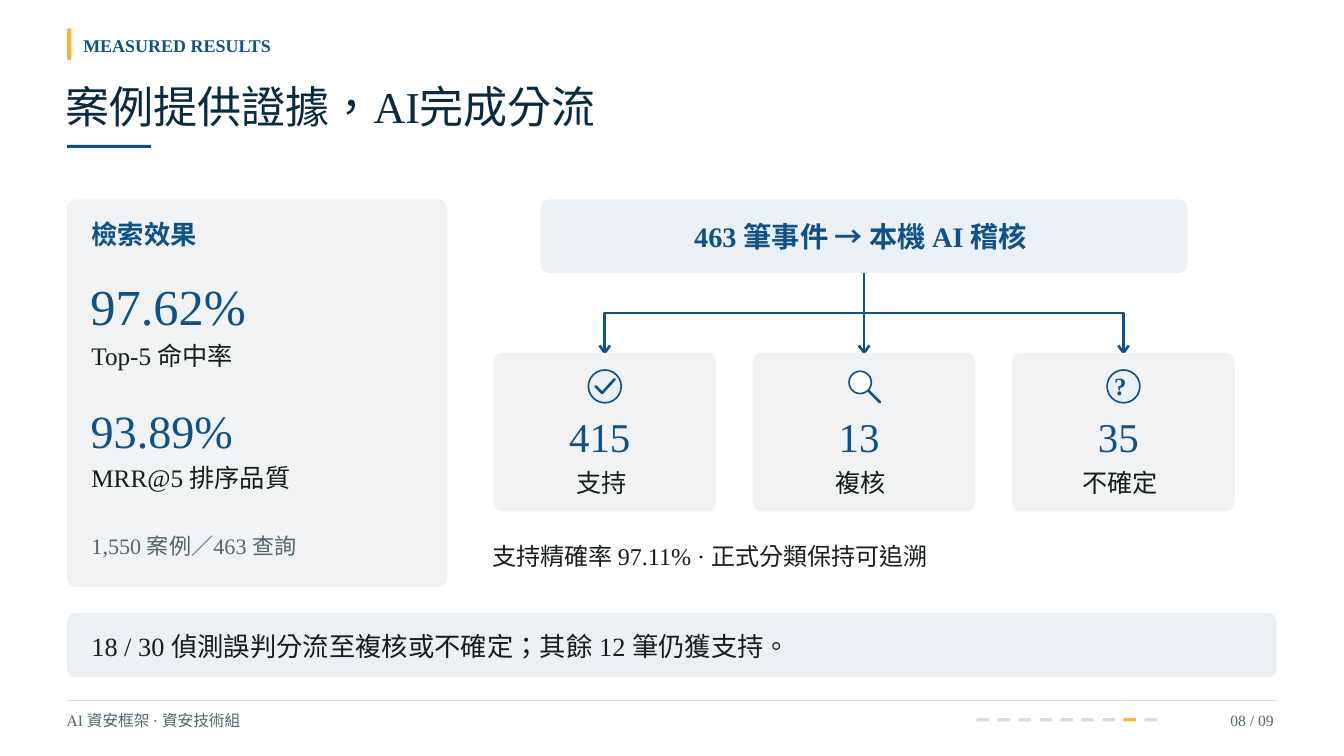
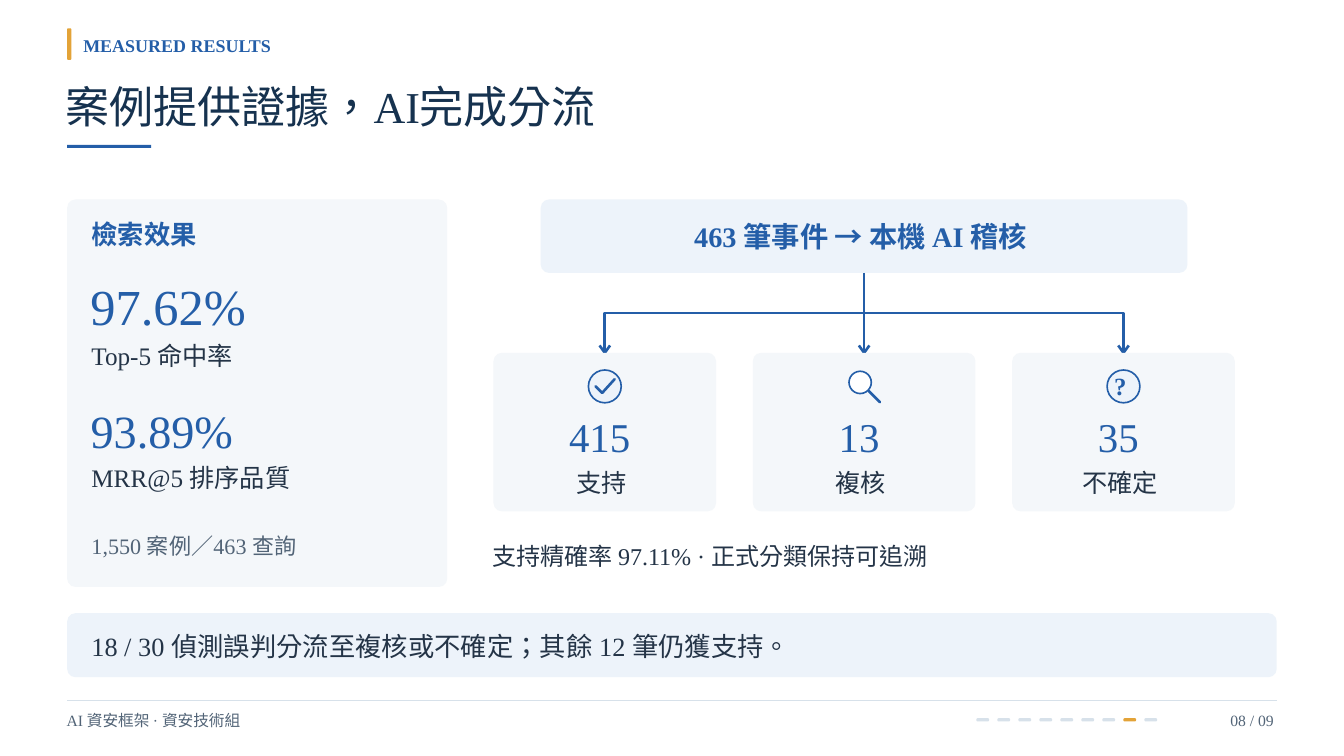
Before and after one commit to Lily09-project/innoserve-competition, a slide deck: slide 8 of deliverables/決賽簡報_AI資安框架.pptx. Drawn at 1344x756 pixels with LibreOffice and Linux fonts; fonts in the diff are those of the drawing. Boxes give left, top, right and bottom in pixels: in the first picture for what was removed or moved away, otherwise in the second. Text is boxed around its words. In the diff, an @@ line names an element or a change of style, - is before the commit and + after.

```diff
--- a/deliverables/決賽簡報_AI資安框架.pptx
+++ b/deliverables/決賽簡報_AI資安框架.pptx
@@ rounded rectangle at box(68, 28, 72, 59): fill #FDB338 to #E3A338 @@
@@ text "案例提供證據，AI完成分流" at box(65, 85, 596, 127): text colour #092B42 to #16324F @@
@@ rectangle at box(68, 145, 151, 148): fill #105186 to #245EA8 @@
@@ rounded rectangle at box(540, 200, 1188, 273): fill #EAF0F4 to #EDF3FA @@
@@ fill #F0F2F3 to #F4F7FA in 4 elements at box(68, 200, 448, 587), box(494, 353, 717, 511), box(753, 353, 976, 511), box(1012, 353, 1235, 511) @@
@@ ellipse at box(589, 370, 622, 403): fill #EAF0F4 to #EDF3FA; outline #105186 1.17 pt to #245EA8 1.17 pt @@
@@ ellipse at box(849, 371, 871, 393): outline #105186 1.17 pt to #245EA8 1.17 pt @@
@@ ellipse at box(1107, 370, 1140, 403): fill #EAF0F4 to #EDF3FA; outline #105186 1.17 pt to #245EA8 1.17 pt @@
@@ text colour #105186 to #245EA8 in 9 elements at box(83, 40, 271, 52), box(91, 221, 196, 247), box(90, 291, 245, 326), box(91, 417, 233, 449), box(694, 223, 1028, 250), box(569, 425, 630, 453), box(839, 425, 880, 453), box(1098, 425, 1139, 453), box(1113, 371, 1129, 409) @@
@@ outline #105186 1.87 pt to #245EA8 1.87 pt in 9 elements at box(605, 273, 864, 353), box(600, 346, 610, 353), box(864, 313, 865, 353), box(859, 346, 869, 353), box(864, 313, 1123, 353), box(1118, 346, 1128, 353), box(596, 386, 603, 393), box(602, 379, 614, 393), box(869, 391, 880, 402) @@
@@ rounded rectangle at box(68, 613, 1277, 678): fill #EAF0F4 to #EDF3FA @@
@@ text colour #171C1D to #243447 in 7 elements at box(91, 343, 234, 371), box(91, 466, 290, 492), box(576, 471, 626, 494), box(836, 471, 886, 494), box(1083, 471, 1159, 494), box(493, 544, 927, 567), box(91, 634, 790, 659) @@
@@ rounded rectangle at box(1124, 718, 1136, 721): fill #FDB338 to #E3A338 @@
```
Also in this commit, not shown: 10 other slides changed, 55 other files.
